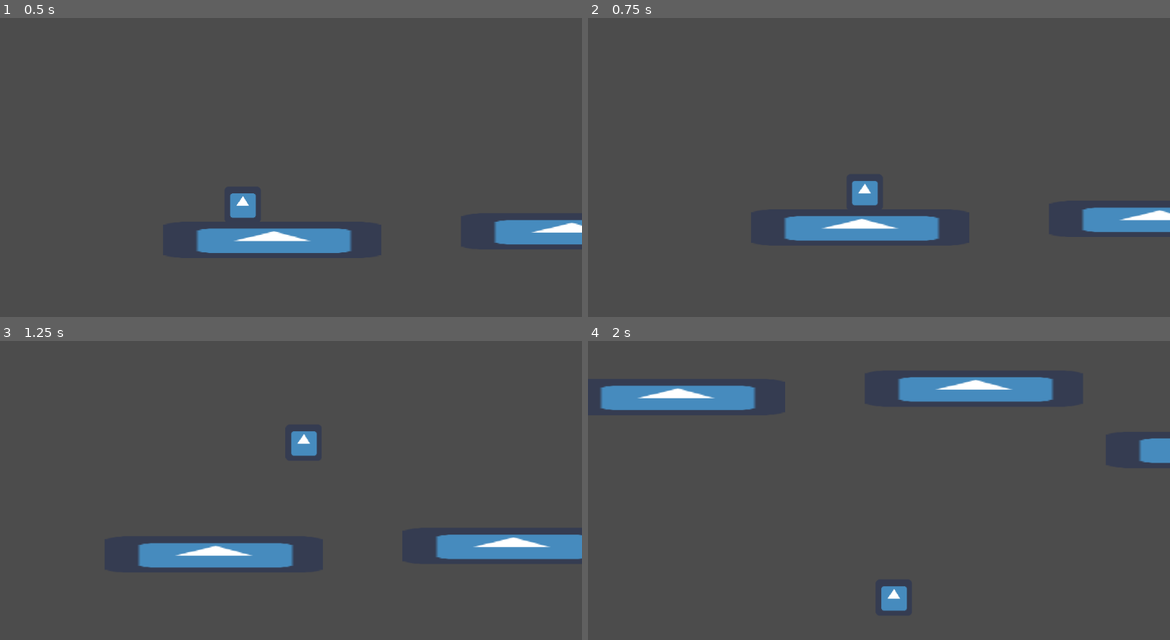
Above: before the commit, frames 1-4 (two rows, left to right).
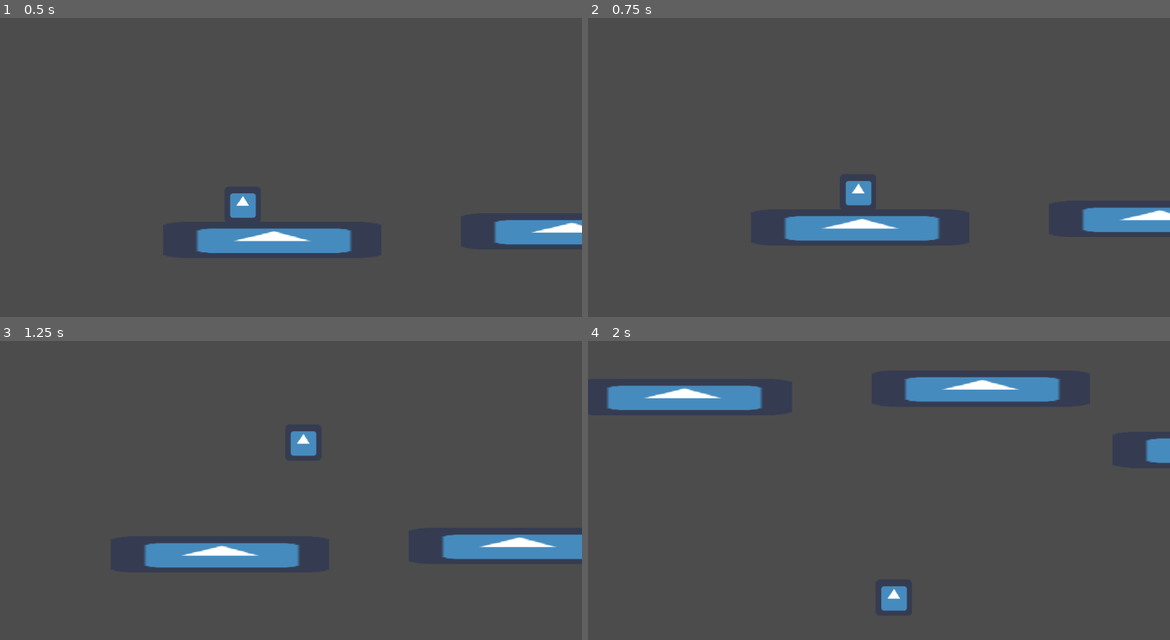
Above: after the commit, the same moments.

Repository: dodo3142/WinterGameJam
Game: Godot game, scene res://Scenes/TestLevel.tscn
Same seed, same stepped clock (60 frames per second), same inputs: the game is played once before the commit and once after it. The engine's default icon, where the game draws it, is replaced by a stand-in: a white triangle on a blue panel in a dark square.
Inputs:
- Up to frame 1 (0.5 s): no input
- Up to frame 2 (0.75 s): hold Right (Right) from 0.53 s (still down)
- Up to frame 3 (1.25 s): keep holding Right (Right); tap Z (Jump) at 0.77 s
- Up to frame 4 (2 s): keep holding Right (Right); tap Z (Jump) at 1.52 s

Frame 1 is identical in both runs. In frame 2, 0.3% of the frame differs, in the area x 44-50%, y 54-63%; in frame 3, 0.6%; in frame 4, 0.9%, in the area x 2-98%, y 12-41%.

Commit message:
change acc and fri

Diff:
--- a/WinterGameJam/Scenes/Player.tscn
+++ b/WinterGameJam/Scenes/Player.tscn
@@ -10,8 +10,6 @@
 [node name="Player" type="KinematicBody2D"]
 script = ExtResource( 2 )
 JumpForce = -1000
-friction = 1.0
-acceleration = 1.0
 
 [node name="Sprite" type="Sprite" parent="."]
 texture = ExtResource( 1 )
